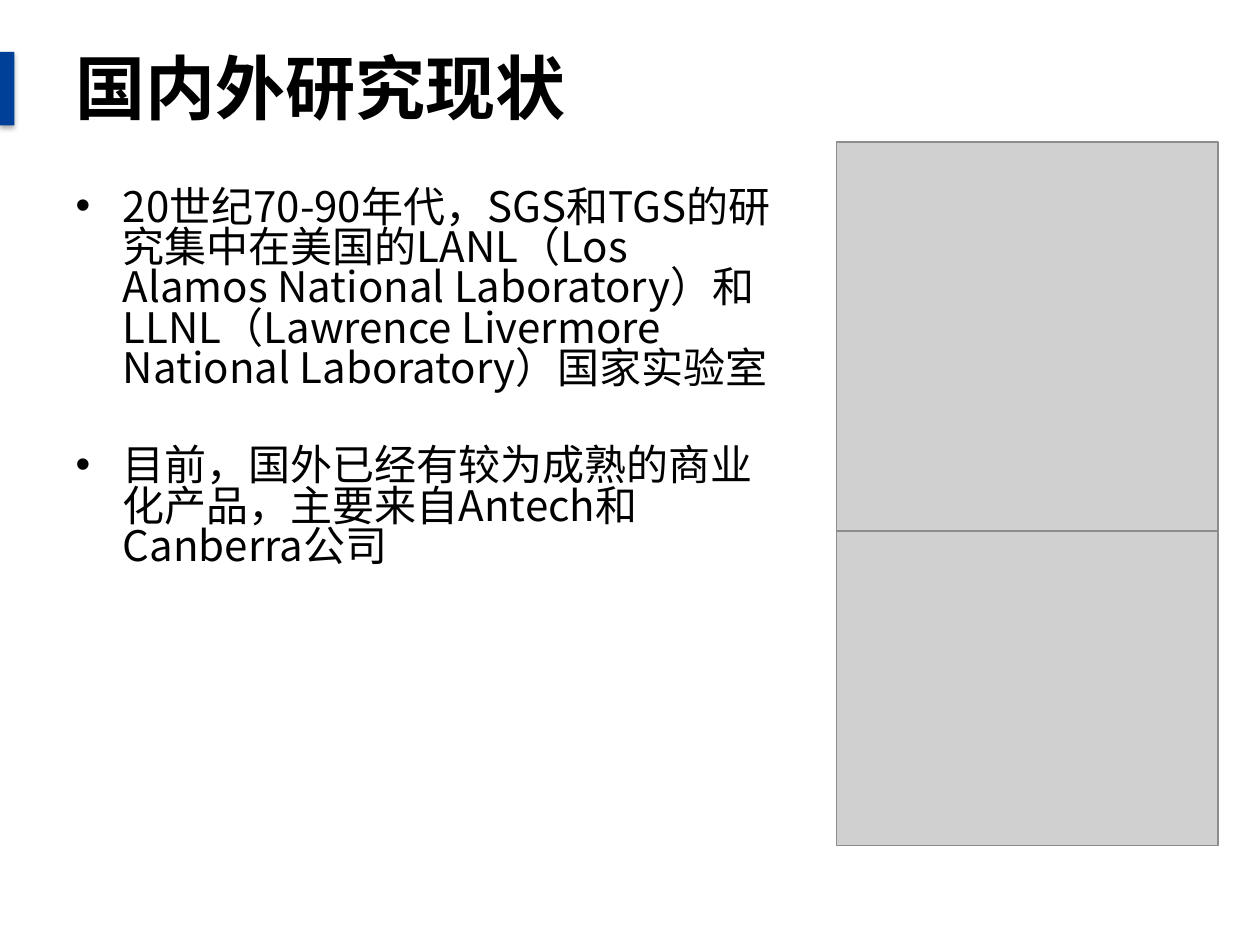
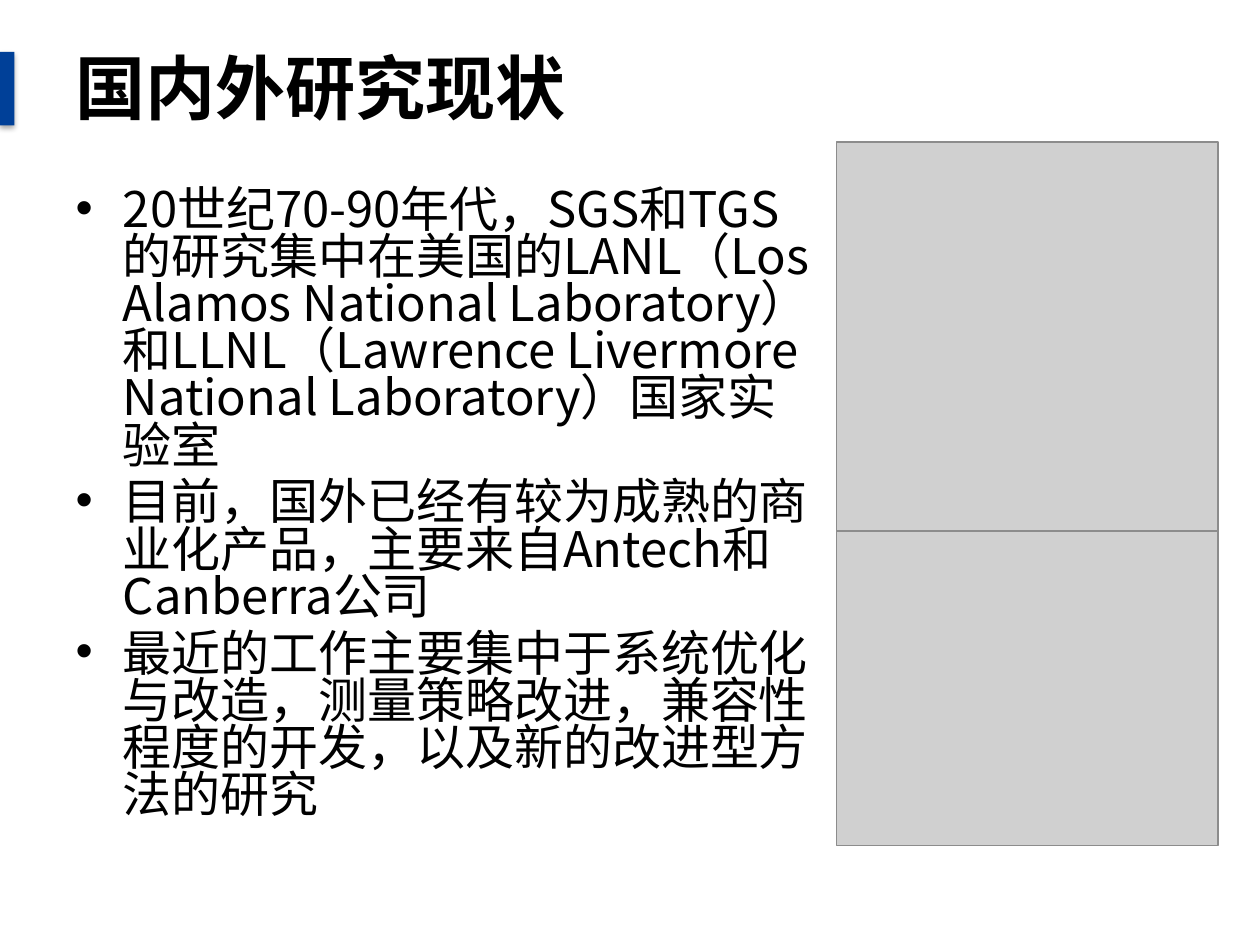
Before and after one commit to danxibao/NDAPapers, a slide deck: slide 6 of 毕业答辩报告.pptx. Drawn at 1260x945 pixels with LibreOffice and Linux fonts; fonts in the diff are those of the drawing; grey boxes stand for pictures; background and template pictures are left out. Boxes give left, top, right and bottom in pixels: in the first picture for what was removed or moved away, otherwise in the second. Text is boxed around its words. In the diff, an @@ line names an element or a change of style, - is before the commit and + after.

```diff
--- a/毕业答辩报告.pptx
+++ b/毕业答辩报告.pptx
@@ text at <box>123,185,810,579</box>: size 24 to 28 pt in "20世纪70-90年代，SGS和TGS的研究集中在美国的LANL（Los Alamos National Laborat ...", "目前，国外已经有较为成熟的商业化产品，主要来自Antech和Canberra公司" @@
@@ text at <box>123,629,808,816</box>: paragraph added @@
+• 最近的工作主要集中于系统优化与改造，测量策略改进，兼容性程度的开发，以及新的改进型方法的研究
```
Also in this commit, not shown: 8 other slides changed, 3 slides added, 2 other files.
